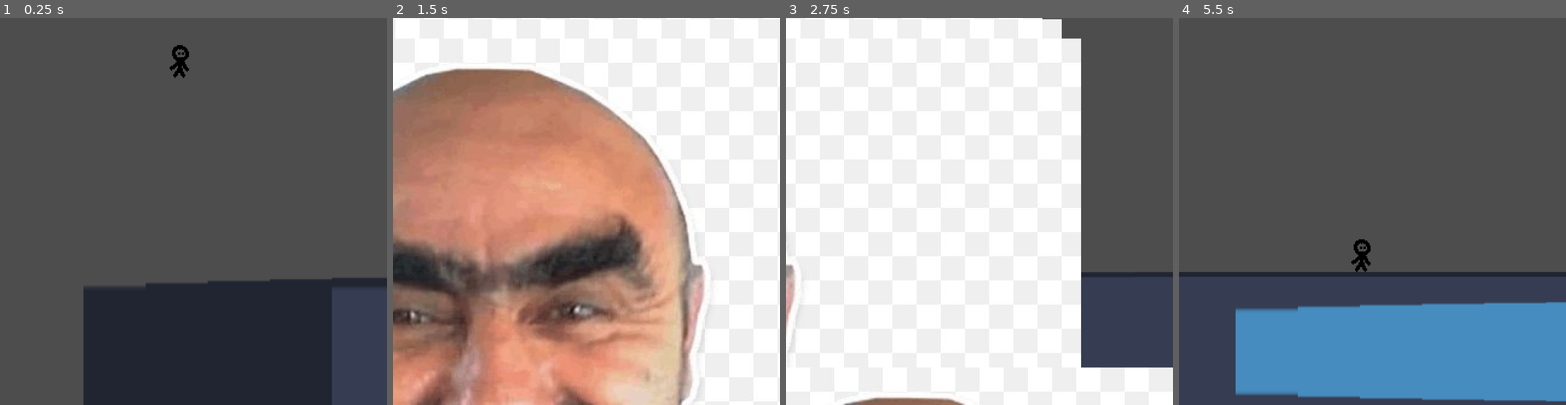
Above: before the commit, frames 1-4 (left to right).
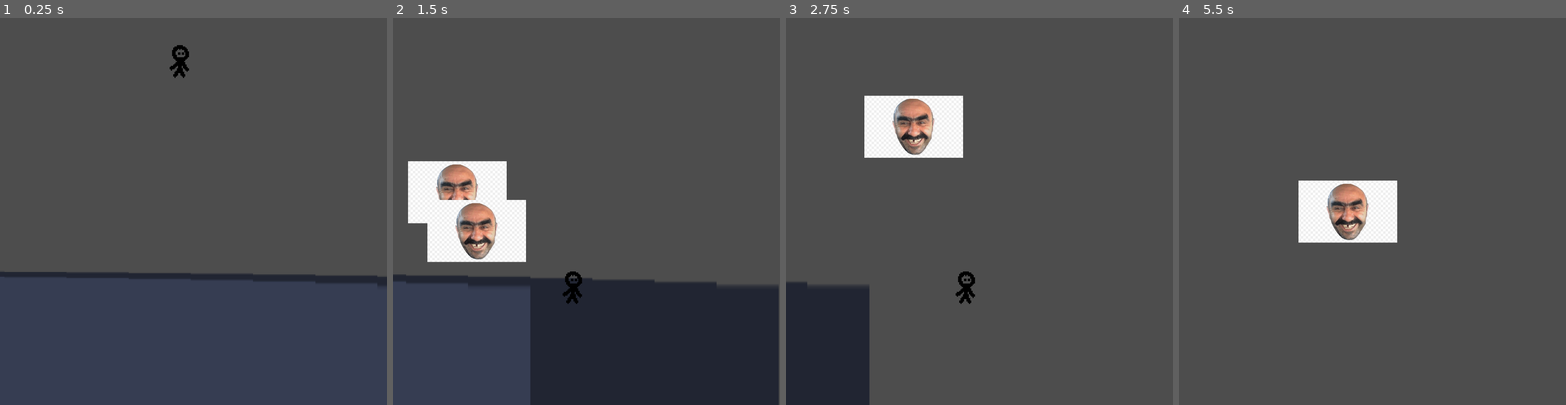
Above: after the commit, the same moments.

Repository: tanmayrajk/kinda-like-linerider-ig
Game: Godot game, scene res://scenes/main.tscn
The game is run twice, just before and just after one commit, with the same random seed, the same clock (stepped at 60 frames per second) and the same inputs. The engine's default icon, where the game draws it, is replaced by a stand-in: a white triangle on a blue panel in a dark square.
Inputs (mouse positions are in pixels of both pictures, inside the frame that each line leads up to):
- Up to frame 1 (0.25 s): no input
- Up to frame 2 (1.5 s): tap Enter at 0.5 s; move the mouse to (671, 192) at 0.52 s; hold Right from 0.53 s (still down); click (671, 192) at 0.6 s; tap Space (jump) at 0.77 s; move the mouse to (509, 230) at 1.27 s; click (509, 230) at 1.35 s
- Up to frame 3 (2.75 s): tap Space (jump) at 1.52 s; move the mouse to (1018, 126) at 2.02 s; release Right at 2.03 s; hold Left from 2.03 s (still down); tap Alt at 2.1 s; click (1018, 126) at 2.3 s
- Up to frame 4 (5.5 s): move the mouse to (1353, 288) at 2.77 s; release Left at 2.78 s; hold Right 2.78-4.28 s; tap Shift at 2.85 s; tap Space (jump) at 3.02, 3.77, 4.52 s; click (1353, 288) at 3.05 s; move the mouse to (1488, 269) at 3.52 s; click (1488, 269) at 3.6 s; move the mouse to (1256, 153) at 4.27 s; hold Left 4.28-5.03 s; click (1256, 153) at 4.35 s; move the mouse to (1391, 211) at 5.02 s; hold Right from 5.03 s (still down); tap Alt at 5.1 s; click (1391, 211) at 5.3 s

The runs differ from the first frame. In frame 1, 22% of the frame differs, in the area x 0-100%, y 65-100%; in frame 2, 97%, in the area x 0-100%, y 0-100%; in frame 3, 76%; in frame 4, 26%.

Commit message:
now the tiles spawwing work properly

Diff:
--- a/scenes/main.tscn
+++ b/scenes/main.tscn
@@ -15,7 +15,6 @@
 0:0/next_alternative_id = 2
 0:0/0 = 0
 0:0/0/physics_layer_0/polygon_0/points = PackedVector2Array(-408, -256, 416, -248, 408, 240, -408, 248)
-0:0/1 = 1
 
 [sub_resource type="TileSet" id="TileSet_tipki"]
 physics_layer_0/collision_layer = 1
@@ -27,12 +26,12 @@
 position = Vector2(100, 320)
 
 [node name="Sprite2D" type="Sprite2D" parent="ground"]
-position = Vector2(3218, -6.999986)
+position = Vector2(-2860, -8)
 scale = Vector2(51.390625, 1)
 texture = ExtResource("1_o5qli")
 
 [node name="CollisionShape2D" type="CollisionShape2D" parent="ground"]
-position = Vector2(3017.5, -24.5)
+position = Vector2(-2379, 2)
 shape = SubResource("RectangleShape2D_35tmg")
 
 [node name="player" parent="." instance=ExtResource("2_0wfyh")]
@@ -43,7 +42,8 @@
 script = ExtResource("3_sugp2")
 
 [node name="pen" type="Node2D" parent="."]
+scale = Vector2(0.1, 0.1)
 
-[node name="TileMapLayer" type="TileMapLayer" parent="."]
+[node name="TileMapLayer" type="TileMapLayer" parent="pen"]
 tile_set = SubResource("TileSet_tipki")
 script = ExtResource("5_tefeu")
--- a/scripts/pen.gd
+++ b/scripts/pen.gd
@@ -3,6 +3,11 @@
 var is_drawing = false
 var click_offset = Vector2.ZERO
 var last_cell_x = 0
+var last_spawn_x = 0
+
+var spawn_distance = 32
+var click_world_y = 0
+
 func _process(delta):
 	var cam = get_viewport().get_camera_2d()
 
@@ -10,6 +15,9 @@
 		is_drawing = true
 		click_offset = get_global_mouse_position() - cam.global_position
 		last_cell_x = local_to_map(to_local(cam.global_position + click_offset)).x
+		last_spawn_x = get_global_mouse_position().x
+		click_world_y = get_global_mouse_position().y
+		set_cell(local_to_map(to_local(get_global_mouse_position())),0,atlas_coords)
 	if Input.is_action_just_released("click"):
 		is_drawing = false
 
@@ -17,7 +25,12 @@
 		return
 
 	var cell_fill = local_to_map(to_local(cam.global_position + click_offset))
-	for x in range(last_cell_x,cell_fill.x + 1):
-		set_cell(Vector2i(x, cell_fill.x + 1), 0 , atlas_coords)
+	var paint_x = cam.global_position.x + click_offset.x
+	while paint_x - last_spawn_x >= spawn_distance:
+		last_spawn_x +=  spawn_distance
+		var spawn_cell = local_to_map(to_local(Vector2(last_spawn_x, click_world_y)))
+		set_cell(spawn_cell,0,atlas_coords)
+
+
 
 	last_cell_x = cell_fill.x
